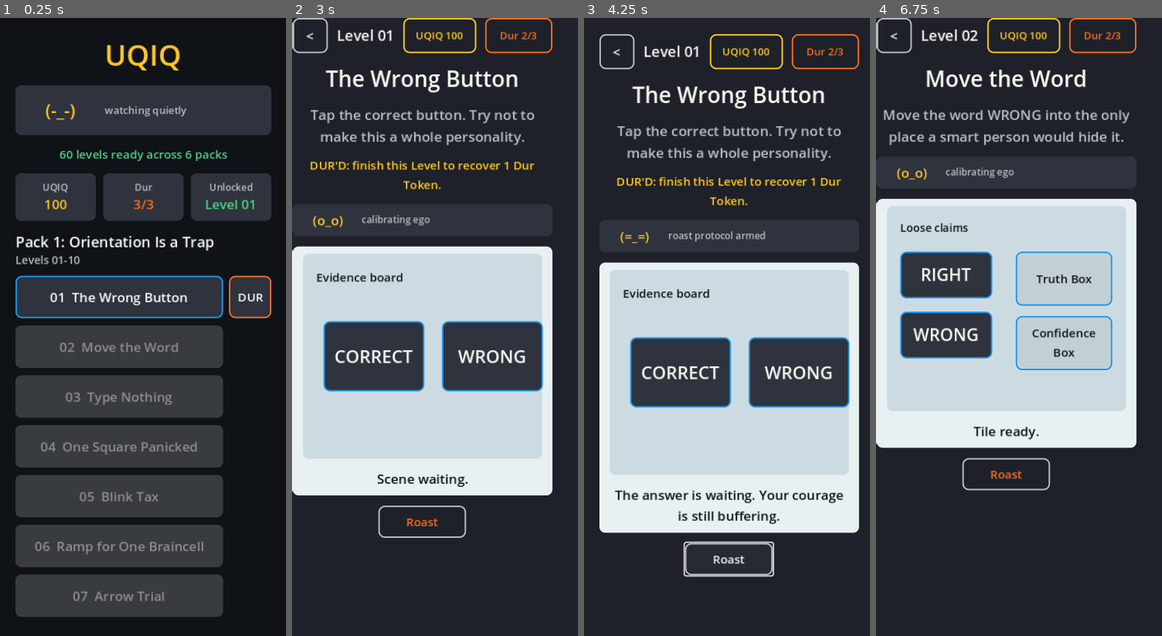
Above: before the commit, frames 1-4 (left to right).
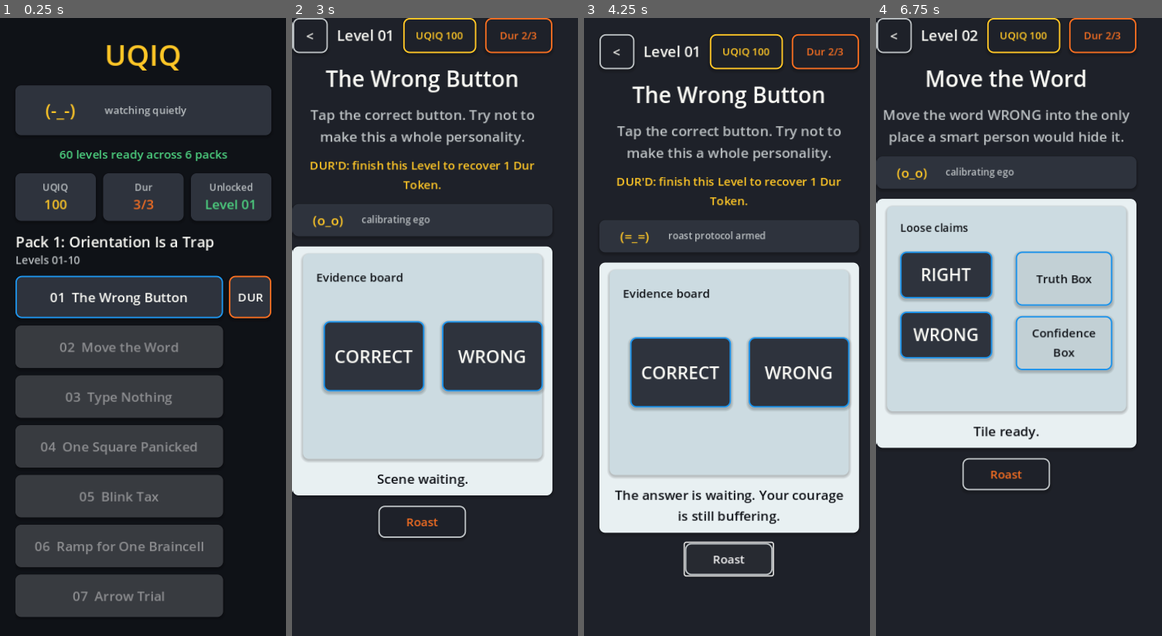
Above: after the commit, the same moments.

Repository: scwlkr/UQIQ
Game: Godot game, scene res://scenes/Main.tscn
The game is run twice, just before and just after one commit, with the same random seed, the same clock (stepped at 60 frames per second) and the same inputs.
Inputs:
- Up to frame 1 (0.25 s): no input
- Up to frame 2 (3 s): click "01 The Wrong Button" at 0.5 s; click "<" at 1.25 s; click "DUR" at 2 s; click "01 The Wrong Button | DUR'D -…" at 2.75 s
- Up to frame 3 (4.25 s): click "Roast" at 3.5 s
- Up to frame 4 (6.75 s): click "<" at 4.25 s; click "01 The Wrong Button | DUR'D -…" at 5 s; click "<" at 5.75 s; click "02 Move the Word" at 6.5 s

The runs differ from the first frame. In frame 2, 1.2% of the frame differs, in the area x 3-89%, y 38-72%; in frame 3, 1.3%; in frame 4, 1.5%, in the area x 3-88%, y 30-65%.

Commit message:
Add subtle panel depth

Diff:
--- a/scripts/main.gd
+++ b/scripts/main.gd
@@ -2219,6 +2219,9 @@
 	box.content_margin_right = 14
 	box.content_margin_top = 10
 	box.content_margin_bottom = 10
+	box.shadow_color = Color(0.0, 0.0, 0.0, 0.20)
+	box.shadow_size = 4
+	box.shadow_offset = Vector2(0, 2)
 	return box
 
 
Binary file changed: docs/app-store/screenshots/01_level_list.png
Binary file changed: docs/app-store/screenshots/02_level_01_play.png
Binary file changed: docs/app-store/screenshots/03_pattern_grid.png
Binary file changed: docs/app-store/screenshots/04_memory_flash.png
Binary file changed: docs/app-store/screenshots/05_physics_draw.png
Binary file changed: docs/app-store/screenshots/06_score_roastcard.png
Binary file changed: docs/app-store/screenshots/07_drag_logic.png
Binary file changed: docs/app-store/screenshots/08_text_trap.png
